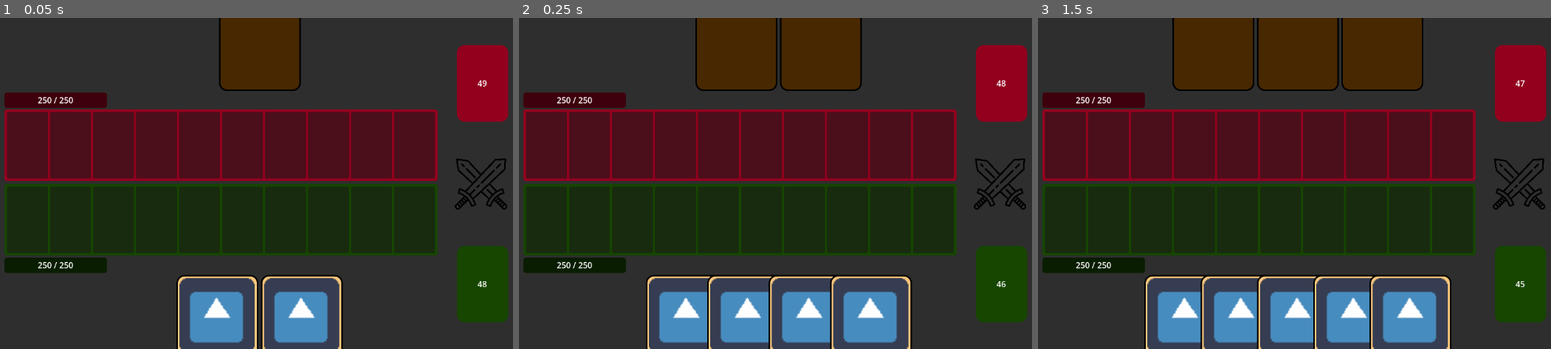
Above: before the commit, frames 1-3 (left to right).
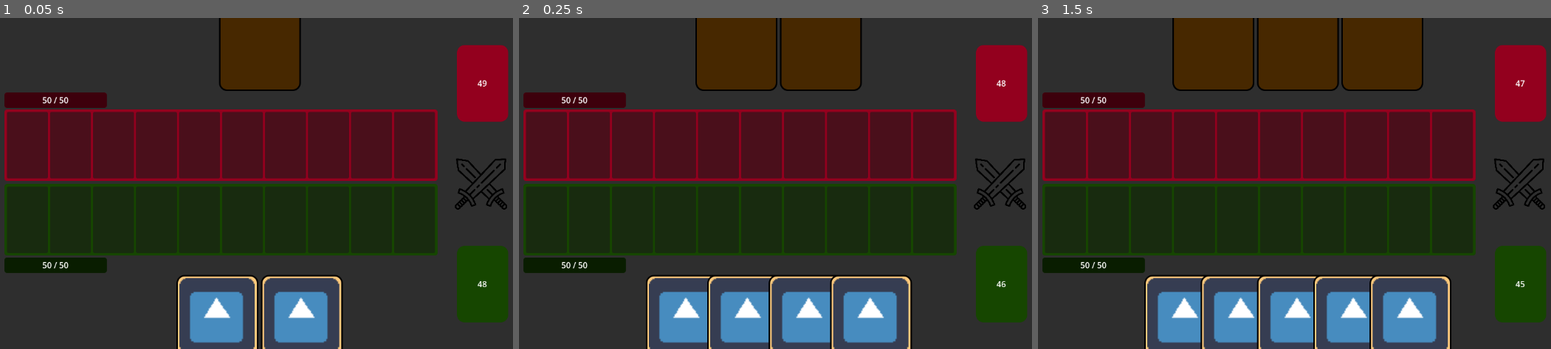
Above: after the commit, the same moments.

Repository: jamklex/first_game
Game: Godot game, scene res://scenes/Gameboard.tscn
Two runs of this game, one before a commit and one after it. Both use one fixed random seed, a clock stepped at 60 frames per second and the inputs below. This scene is started directly instead of the project's main scene. The engine's default icon, where the game draws it, is replaced by a stand-in: a white triangle on a blue panel in a dark square.
Inputs (mouse positions are in pixels of both pictures, inside the frame that each line leads up to):
- Up to frame 1 (0.05 s): no input
- Up to frame 2 (0.25 s): no input
- Up to frame 3 (1.5 s): move the mouse to (1427, 166) at 0.52 s; click (1427, 166) at 0.67 s; tap Enter at 1.25 s; move the mouse to (1181, 200) at 1.27 s; click (1181, 200) at 1.42 s

The runs differ from the first frame. In frame 1, 0.1% of the frame differs, in the area x 7-15%, y 23-76%; in frame 2, 0.1%; in frame 3, 0.1%.

Commit message:
winning & loosing conditions + bugfixes

Diff:
--- /dev/null
+++ b/Deck_Defense/prefabs/player-looses.tscn
@@ -0,0 +1,35 @@
+[gd_scene load_steps=2 format=3 uid="uid://ccc2tywi8eumf"]
+
+[sub_resource type="StyleBoxFlat" id="StyleBoxFlat_ueeoc"]
+bg_color = Color(0, 0, 0, 0.588235)
+
+[node name="PlayerLooses" type="Panel"]
+custom_minimum_size = Vector2(3000, 3000)
+anchors_preset = 15
+anchor_right = 1.0
+anchor_bottom = 1.0
+grow_horizontal = 2
+grow_vertical = 2
+size_flags_horizontal = 4
+size_flags_vertical = 4
+theme_override_styles/panel = SubResource("StyleBoxFlat_ueeoc")
+
+[node name="Label" type="Label" parent="."]
+layout_mode = 1
+anchors_preset = 8
+anchor_left = 0.5
+anchor_top = 0.5
+anchor_right = 0.5
+anchor_bottom = 0.5
+offset_left = -41.5
+offset_top = -13.0
+offset_right = 41.5
+offset_bottom = 13.0
+grow_horizontal = 2
+grow_vertical = 2
+theme_override_colors/font_color = Color(0.854902, 0, 0.196078, 1)
+theme_override_font_sizes/font_size = 100
+text = "You Loose!"
+horizontal_alignment = 1
+vertical_alignment = 1
+uppercase = true
--- /dev/null
+++ b/Deck_Defense/prefabs/player-wins.tscn
@@ -0,0 +1,39 @@
+[gd_scene load_steps=2 format=3 uid="uid://vjthyer42ikq"]
+
+[sub_resource type="StyleBoxFlat" id="StyleBoxFlat_4ny4g"]
+bg_color = Color(0, 0, 0, 0.588235)
+
+[node name="PlayerWins" type="Panel"]
+custom_minimum_size = Vector2(3000, 3000)
+anchors_preset = 8
+anchor_left = 0.5
+anchor_top = 0.5
+anchor_right = 0.5
+anchor_bottom = 0.5
+offset_left = -320.0
+offset_top = -180.0
+offset_right = 320.0
+offset_bottom = 180.0
+grow_horizontal = 2
+grow_vertical = 2
+theme_override_styles/panel = SubResource("StyleBoxFlat_4ny4g")
+
+[node name="Label" type="Label" parent="."]
+layout_mode = 1
+anchors_preset = 8
+anchor_left = 0.5
+anchor_top = 0.5
+anchor_right = 0.5
+anchor_bottom = 0.5
+offset_left = -41.5
+offset_top = -13.0
+offset_right = 41.5
+offset_bottom = 13.0
+grow_horizontal = 2
+grow_vertical = 2
+theme_override_colors/font_color = Color(0.239216, 0.627451, 0, 1)
+theme_override_font_sizes/font_size = 100
+text = "You Won!"
+horizontal_alignment = 1
+vertical_alignment = 1
+uppercase = true
--- a/Deck_Defense/scenes/Gameboard.tscn
+++ b/Deck_Defense/scenes/Gameboard.tscn
@@ -6,7 +6,9 @@
 [ext_resource type="PackedScene" uid="uid://dhl21c73fohma" path="res://prefabs/cardsLeft.tscn" id="7"]
 [ext_resource type="PackedScene" uid="uid://dys067fcb2jup" path="res://prefabs/blockOpponent.tscn" id="7_luclj"]
 [ext_resource type="PackedScene" uid="uid://bvcn0w7wgi4kl" path="res://prefabs/waitWhileFight.tscn" id="8"]
+[ext_resource type="PackedScene" uid="uid://ccc2tywi8eumf" path="res://prefabs/player-looses.tscn" id="8_vb3l3"]
 [ext_resource type="PackedScene" uid="uid://c3s7600f7wysf" path="res://prefabs/attackOpponent.tscn" id="9"]
+[ext_resource type="PackedScene" uid="uid://vjthyer42ikq" path="res://prefabs/player-wins.tscn" id="9_aphqi"]
 
 [sub_resource type="StyleBoxFlat" id="StyleBoxFlat_e8sp8"]
 bg_color = Color(0.576471, 0, 0.117647, 1)
@@ -59,19 +61,23 @@
 anchor_top = 0.5
 anchor_right = 0.5
 anchor_bottom = 0.5
-offset_left = -1000.0
-offset_top = -1000.0
-offset_right = 1000.0
-offset_bottom = 1000.0
+offset_left = -425.0
+offset_top = -678.0
+offset_right = 1575.0
+offset_bottom = 1322.0
 grow_horizontal = 2
 grow_vertical = 2
 
 [node name="Camera2D" type="Camera2D" parent="."]
-position = Vector2(1, 2)
+position = Vector2(576, 324)
 
 [node name="Enemy" type="Control" parent="."]
 layout_mode = 3
 anchors_preset = 0
+offset_left = 575.0
+offset_top = 322.0
+offset_right = 575.0
+offset_bottom = 322.0
 
 [node name="Hand" type="HBoxContainer" parent="Enemy"]
 layout_mode = 0
@@ -116,6 +122,10 @@
 [node name="TurnOptions" type="Control" parent="."]
 layout_mode = 3
 anchors_preset = 0
+offset_left = 575.0
+offset_top = 322.0
+offset_right = 575.0
+offset_bottom = 322.0
 
 [node name="WaitWhileFight" parent="TurnOptions" instance=ExtResource("8")]
 anchors_preset = 0
@@ -142,6 +152,10 @@
 [node name="Player" type="Control" parent="."]
 layout_mode = 3
 anchors_preset = 0
+offset_left = 575.0
+offset_top = 322.0
+offset_right = 575.0
+offset_bottom = 322.0
 
 [node name="CardSpace" type="Panel" parent="Player"]
 custom_minimum_size = Vector2(846, 140)
@@ -184,6 +198,25 @@
 offset_bottom = 274.0
 theme_override_styles/panel = SubResource("StyleBoxFlat_fhtdn")
 
+[node name="PlayerWins" parent="." instance=ExtResource("9_aphqi")]
+visible = false
+top_level = true
+size_flags_horizontal = 4
+size_flags_vertical = 4
+
+[node name="PlayerLooses" parent="." instance=ExtResource("8_vb3l3")]
+visible = false
+top_level = true
+anchors_preset = 0
+anchor_right = 0.0
+anchor_bottom = 0.0
+offset_left = -924.0
+offset_top = -1176.0
+offset_right = 2076.0
+offset_bottom = 1824.0
+grow_horizontal = 1
+grow_vertical = 1
+
 [connection signal="gui_input" from="TurnOptions/AttackOpponent" to="." method="_on_AttackOpponent_gui_input"]
 [connection signal="gui_input" from="TurnOptions/BlockOpponent" to="." method="_on_BlockOpponent_gui_input"]
 [connection signal="gui_input" from="Player/CardSpace" to="." method="_on_CardSpace_gui_input"]
--- a/Deck_Defense/scripts/gameboard.gd
+++ b/Deck_Defense/scripts/gameboard.gd
@@ -6,7 +6,8 @@
 enum TURN_CYCLE {
 	MY_TURN,
 	OPPONENT_TURN,
-	FIGHT_ANIMATION
+	FIGHT_ANIMATION,
+	GAME_END
 }
 const player_card_space = "Player/CardSpace/Spots"
 const player_hand = "Player/Hand"
@@ -19,7 +20,9 @@
 
 const ENEMY_THINKING_TIME = 1.5
 const CARD_DRAW_TIME = 0.2
-const ATTACK_ANIMATION_TIME = 0.1
+const ATTACK_ANIMATION_TIME = 0.25
+
+var GameboardUtil = preload("res://scripts/util/gameboard-util.gd").new()
 
 var rng = RandomNumberGenerator.new()
 var visibleCard = preload("res://prefabs/card.tscn")
@@ -44,23 +47,39 @@
 
 func initialize_game():
 	rng.randomize()
-	playerMaxHp = 250
+	playerMaxHp = 50
 	playerCurrentHp = playerMaxHp
-	enemyMaxHp = 250
+	enemyMaxHp = 50
 	enemyCurrentHp = enemyMaxHp
-	player_deck = random_cards(50, true)
-	enemy_deck = random_cards(50, false)
+	player_deck = GameboardUtil.random_cards(50, true)
+	enemy_deck = GameboardUtil.random_cards(50, false)
 	place_cards_in_hand(enemy_hand, initial_hand_cards, false)
 	place_cards_in_hand(player_hand, initial_hand_cards, true)
 	set_hp(enemy_healt, enemyCurrentHp, enemyMaxHp)
 	set_hp(player_healt, playerCurrentHp, playerMaxHp)
 	switch_to_player()
 
+func check_winning_state():
+	if enemyCurrentHp == 0 or enemy_total_card_size() == 0:
+		player_wins()
+		return true
+	if playerCurrentHp == 0 or player_total_card_size() == 0:
+		player_looses()
+		return true
+	return false
+
+func player_wins():
+	set_visibility("PlayerWins", true)
+	current_cycle = TURN_CYCLE.GAME_END
+
+func player_looses():
+	set_visibility("PlayerLooses", true)
+	current_cycle = TURN_CYCLE.GAME_END
+
 func _on_Hand_gui_input(event):
 	if is_mouse_click(event) and can_place_cards():
 		var node = get_node(player_hand) as HBoxContainer
-		if(selected_action_card >= 0):
-			bump_child_y(node.get_child(selected_action_card), bump_factor)
+		reset_hand_card_focus()
 		selected_action_card = get_child_index(node, make_input_local(event).position, true, -1)
 		if(selected_action_card >= 0):
 			bump_child_y(node.get_child(selected_action_card), bump_factor*-1)
@@ -77,31 +96,40 @@
 
 func _on_BlockOpponent_gui_input(event):
 	if is_mouse_click(event):
+		reset_hand_card_focus()
 		switch_to_enemy()
+
+func reset_hand_card_focus():
+	if(selected_action_card >= 0):
+		bump_child_y(get_node(player_hand).get_child(selected_action_card), bump_factor)
+	selected_action_card = -1
 
 func _on_AttackOpponent_gui_input(event):
 	if is_mouse_click(event) and can_place_cards():
+		reset_hand_card_focus()
 		current_cycle = TURN_CYCLE.FIGHT_ANIMATION
 		set_visibility(WAIT_WHILE_FIGHT, true)
 		set_visibility(ATTACK_PLAYER, false)
 		set_visibility(BLOCK_PLAYER, false)
-		player_attacks_enemy()
+		await ltr_attack(player_card_space, enemy_card_space)
+		var new_hp = max(0, enemyCurrentHp - calculate_damage(player_card_space))
+		set_hp(enemy_healt, new_hp, enemyMaxHp)
+		enemyCurrentHp = new_hp
 		switch_to_enemy()
-
-func random_cards(amount, visible):
-	var array = []
-	for i in range(amount):
-		var card = visibleCard.instantiate() if visible else notVisibleCard.instantiate()
-		card.initialize(rng.randi_range(1,7), "test")
-		array.append(card)
-	return array
 
 func enemy_move():
 	var enemyHandCards = get_node(enemy_hand).get_child_count()
 	var free_spots = get_free_spots(enemy_card_space)
 	var will_attack = rng.randi_range(1,max_card_space_spots) > free_spots.size()
 	if will_attack or (enemyHandCards == 0 and free_spots.size() < max_card_space_spots):
-		await enemy_attacks_player()
+		await ltr_attack(enemy_card_space, player_card_space)
+		var new_hp = max(0, playerCurrentHp - calculate_damage(enemy_card_space))
+		set_hp(player_healt, new_hp, playerMaxHp)
+		playerCurrentHp = new_hp
+		current_cycle = TURN_CYCLE.FIGHT_ANIMATION
+		set_visibility(WAIT_WHILE_FIGHT, true)
+		set_visibility(ATTACK_PLAYER, false)
+		set_visibility(BLOCK_PLAYER, false)
 	else:
 		var cardsToPlay = 0 if enemyHandCards <= 0 else rng.randi_range(1, min(free_spots.size(), enemyHandCards))
 		if(cardsToPlay > 0):
@@ -111,48 +139,28 @@
 				await get_tree().create_timer(CARD_DRAW_TIME).timeout
 		else:
 			print("enemy can't do anything...")
+			player_wins()
 	switch_to_player()
 
-func enemy_attacks_player():
-	var damage_dealt = await ltr_attack(enemy_card_space, player_card_space)
-	var new_hp = max(0, playerCurrentHp - damage_dealt)
-	set_hp(player_healt, new_hp, playerMaxHp)
-	playerCurrentHp = new_hp
-	current_cycle = TURN_CYCLE.FIGHT_ANIMATION
-	set_visibility(WAIT_WHILE_FIGHT, true)
-	set_visibility(ATTACK_PLAYER, false)
-	set_visibility(BLOCK_PLAYER, false)
-
-func player_attacks_enemy():
-	var damage_dealt = await ltr_attack(player_card_space, enemy_card_space)
-	var new_hp = max(0, enemyCurrentHp - damage_dealt)
-	set_hp(enemy_healt, new_hp, enemyMaxHp)
-	enemyCurrentHp = new_hp
-
 func ltr_attack(attacker, target):
-	var cards_to_kill = []
 	for myCard in cards_ltr_in(attacker):
 		await get_tree().create_timer(ATTACK_ANIMATION_TIME).timeout
-		if myCard in cards_to_kill:
-			continue
 		for enemyCard in cards_ltr_in(target):
-			if enemyCard in cards_to_kill:
-				continue
+			await get_tree().create_timer(ATTACK_ANIMATION_TIME).timeout
 			var new_card_hp = abs(enemyCard.get_hp() - myCard.get_hp())
 			if new_card_hp == 0:
-				cards_to_kill.append(myCard)
-				cards_to_kill.append(enemyCard)
+				myCard.free()
+				enemyCard.free()
 				break
 			if enemyCard.get_hp() < myCard.get_hp():
-				cards_to_kill.append(enemyCard)
+				enemyCard.free()
 				myCard.set_hp(new_card_hp)
-				continue
-			if enemyCard.get_hp() > myCard.get_hp():
-				cards_to_kill.append(myCard)
+			elif enemyCard.get_hp() > myCard.get_hp():
+				myCard.free()
 				enemyCard.set_hp(new_card_hp)
 				break
-	for obj in cards_to_kill:
-		obj.queue_free()
+
+func calculate_damage(attacker):
 	var damage_dealt = 0
 	for card in cards_ltr_in(attacker):
 		damage_dealt += card.get_hp()
@@ -178,20 +186,22 @@
 	return current_cycle == TURN_CYCLE.MY_TURN
 
 func switch_to_player():
-	current_cycle = TURN_CYCLE.MY_TURN
-	set_visibility(WAIT_WHILE_FIGHT, false)
-	set_visibility(ATTACK_PLAYER, true)
-	set_visibility(BLOCK_PLAYER, false)
-	place_cards_in_hand(player_hand, cards_per_turn, true)
+	if not check_winning_state():
+		set_visibility(WAIT_WHILE_FIGHT, false)
+		set_visibility(ATTACK_PLAYER, true)
+		set_visibility(BLOCK_PLAYER, false)
+		await place_cards_in_hand(player_hand, cards_per_turn, true)
+		current_cycle = TURN_CYCLE.MY_TURN
 
 func switch_to_enemy():
-	current_cycle = TURN_CYCLE.OPPONENT_TURN
-	set_visibility(WAIT_WHILE_FIGHT, true)
-	set_visibility(ATTACK_PLAYER, false)
-	set_visibility(BLOCK_PLAYER, false)
-	place_cards_in_hand(enemy_hand, cards_per_turn, false)
-	await get_tree().create_timer(ENEMY_THINKING_TIME).timeout
-	enemy_move()
+	if not check_winning_state():
+		current_cycle = TURN_CYCLE.OPPONENT_TURN
+		set_visibility(WAIT_WHILE_FIGHT, true)
+		set_visibility(ATTACK_PLAYER, false)
+		set_visibility(BLOCK_PLAYER, false)
+		place_cards_in_hand(enemy_hand, cards_per_turn, false)
+		await get_tree().create_timer(ENEMY_THINKING_TIME).timeout
+		enemy_move()
 
 func set_visibility(path, status):
 	var control = get_node(path) as Control
@@ -207,6 +217,7 @@
 		add_card_to(path, card)
 		update_cards_left()
 		await get_tree().create_timer(CARD_DRAW_TIME).timeout
+	reset_hand_card_focus()
 
 func get_card_from_deck(player):
 	var deck_used = (player_deck if player else enemy_deck) as Array
@@ -288,3 +299,9 @@
 	var mini_card = miniCard.instantiate()
 	mini_card.initialize(card.get_base_hp(), card.get_description())
 	return mini_card
+
+func enemy_total_card_size():
+	return enemy_deck.size() + cards_ltr_in(enemy_card_space).size() + get_node(enemy_hand).get_child_count()
+
+func player_total_card_size():
+	return player_deck.size() + cards_ltr_in(player_card_space).size() + get_node(player_hand).get_child_count()
--- /dev/null
+++ b/Deck_Defense/scripts/util/gameboard-util.gd
@@ -0,0 +1,19 @@
+extends Object
+
+var player_deck = []
+var enemy_deck = []
+var rng = RandomNumberGenerator.new()
+
+var visibleCard = preload("res://prefabs/card.tscn")
+var notVisibleCard = preload("res://prefabs/card-back.tscn")
+
+func _ready():
+	rng.randomize()
+
+func random_cards(amount, visible):
+	var array = []
+	for i in range(amount):
+		var card = visibleCard.instantiate() if visible else notVisibleCard.instantiate()
+		card.initialize(rng.randi_range(1,7), "test")
+		array.append(card)
+	return array
Not shown: 1 places in Deck_Defense/scenes/Gameboard.tscn that only renumber resources
